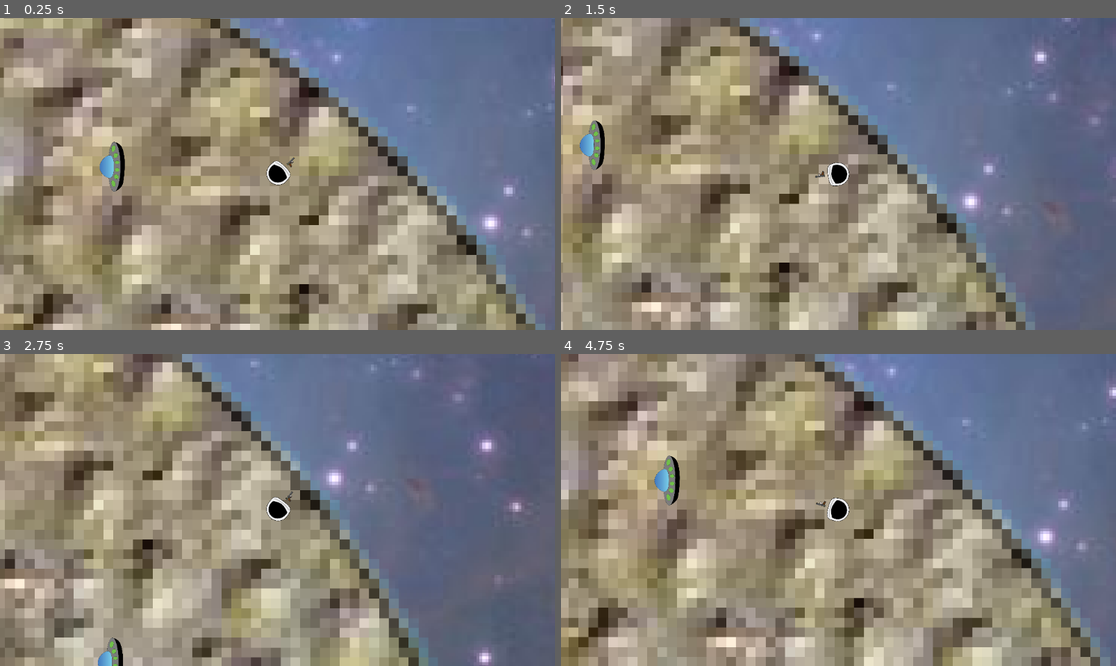
Above: before the commit, frames 1-4 (two rows, left to right).
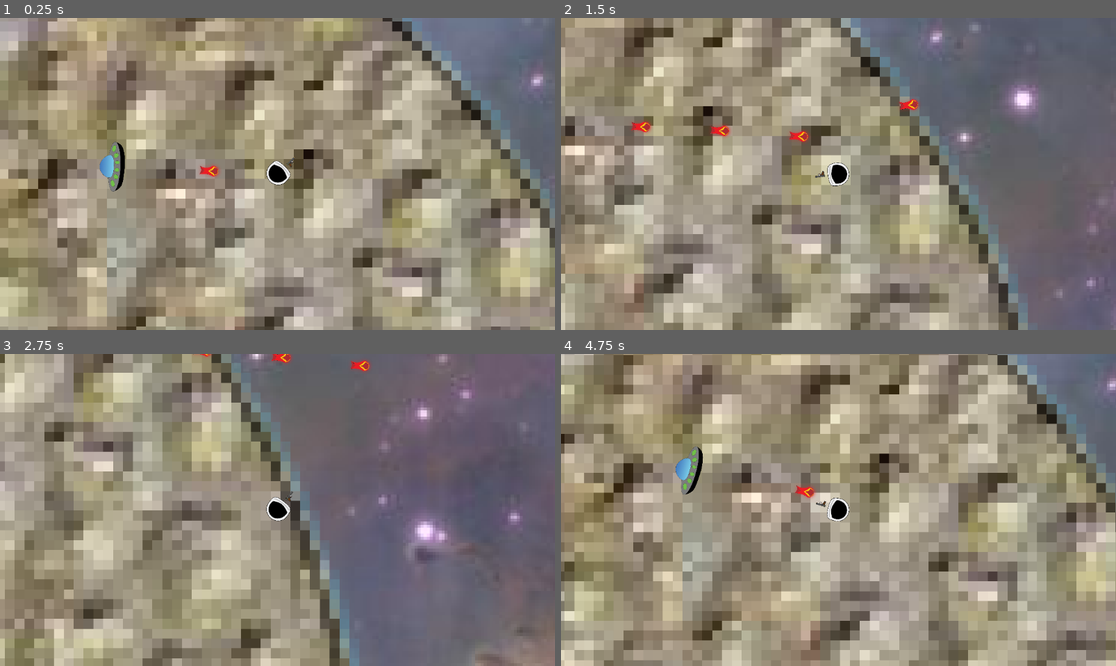
Above: after the commit, the same moments.

Repository: gkdjldgs/Spacegame
Game: Godot game, scene res://scripts/main.tscn
Two runs of this game, one before a commit and one after it. Both use one fixed random seed, a clock stepped at 60 frames per second and the inputs below.
Inputs (mouse positions are in pixels of both pictures, inside the frame that each line leads up to):
- Up to frame 1 (0.25 s): no input
- Up to frame 2 (1.5 s): tap Enter at 0.5 s; move the mouse to (960, 158) at 0.52 s; hold D (right) 0.53-1.28 s; click (960, 158) at 0.6 s; move the mouse to (727, 189) at 1.27 s; hold S (down) from 1.28 s (still down); tap Alt at 1.35 s
- Up to frame 3 (2.75 s): move the mouse to (333, 441) at 2.02 s; release S (down) at 2.03 s; hold D (right) from 2.03 s (still down); tap Shift at 2.1 s
- Up to frame 4 (4.75 s): move the mouse to (810, 572) at 2.77 s; release D (right) at 2.78 s; hold W (up) 2.78-3.53 s; click (810, 572) at 2.85 s; move the mouse to (1005, 556) at 3.52 s; hold A (left) from 3.53 s (still down); tap Alt at 3.6 s; move the mouse to (672, 463) at 4.27 s; tap Shift at 4.35 s

The runs differ from the first frame. In frame 1, 70% of the frame differs, in the area x 0-100%, y 0-100%; in frame 2, 65%; in frame 3, 62%; in frame 4, 72%.

Commit message:
adjustments
literally just fiddeling with some numbers a bit, made speed of the bullets slower and the player faster to make it a bit faster.
Also just moved the entire setup to center on the origin to make working with global_pos better

Diff:
--- a/scripts/AI.gd
+++ b/scripts/AI.gd
@@ -45,3 +45,11 @@
 		print('sad')
 		set_state(State.ATTACK)
 		player = body
+
+
+
+
+func _on_detectioner_body_exited(body: Node2D) -> void:
+	if body.is_in_group('play'):
+		set_state(State.LOOK)
+		player = body
--- a/scripts/autoload.gd
+++ b/scripts/autoload.gd
@@ -4,5 +4,7 @@
 @onready var damage = 1
 @onready var score = 0
 @onready var player_position = Vector2(0,0)
+@onready var limit1 = 0
+@onready var limit2 = 0
 
 signal bullet_fired(bullet, position, direction)
--- a/scripts/bullet.gd
+++ b/scripts/bullet.gd
@@ -1,6 +1,6 @@
 extends Area2D
 
-@export var speed := 3.5
+@export var speed := 1.0
 var direction := Vector2(0,0)
 
 func _physics_process(delta: float) -> void:
@@ -24,5 +24,10 @@
 func _on_area_entered(area: Area2D) -> void:
 	if area.has_method('handle_hit'):
 		area.handle_hit()
-		print('quack')
 		self.queue_free()
+
+
+func _on_body_entered(body: Node2D) -> void:
+	if body.has_method('player_hit'):
+		body.player_hit()
+		self.queue_free()
--- a/scripts/bullet.tscn
+++ b/scripts/bullet.tscn
@@ -26,4 +26,5 @@
 autostart = true
 
 [connection signal="area_entered" from="." to="." method="_on_area_entered"]
+[connection signal="body_entered" from="." to="." method="_on_body_entered"]
 [connection signal="timeout" from="Timer" to="." method="_on_timer_timeout"]
--- a/scripts/character_body_2d.gd
+++ b/scripts/character_body_2d.gd
@@ -1,14 +1,15 @@
 extends CharacterBody2D
 class_name Player
 
-var speed = 30
+var speed = 60
 @onready var health = $health
 @onready var weapon = $weapon
 
 
 func _process(delta: float) -> void:
 	look_at(get_global_mouse_position())
-
+	if health.health == 0:
+		pass
 func _physics_process(delta: float) -> void:
 	var strafe = Vector2(Input.get_axis('left',"right",),
 	Input.get_axis('up','down'))
--- a/scripts/enemy.tscn
+++ b/scripts/enemy.tscn
@@ -11,7 +11,7 @@
 height = 592592.6
 
 [sub_resource type="CircleShape2D" id="CircleShape2D_qi2p4"]
-radius = 33.24154
+radius = 82.02438
 
 [node name="Node2D" type="Area2D"]
 script = ExtResource("1_4gyqm")
@@ -42,3 +42,4 @@
 shape = SubResource("CircleShape2D_qi2p4")
 
 [connection signal="body_entered" from="AI/Detectioner" to="AI" method="_on_detectioner_body_entered"]
+[connection signal="body_exited" from="AI/Detectioner" to="AI" method="_on_detectioner_body_exited"]
--- a/scripts/main.tscn
+++ b/scripts/main.tscn
@@ -13,11 +13,12 @@
 
 [node name="Planet" type="Sprite2D" parent="."]
 texture_filter = 1
-position = Vector2(-4.0000305, 0)
+position = Vector2(-2.75, -37.552673)
 scale = Vector2(2.7392344, 2.7392342)
 texture = ExtResource("1_q753v")
 
 [node name="StaticBody2D" type="StaticBody2D" parent="."]
+position = Vector2(1.2500305, -37.552673)
 
 [node name="CollisionPolygon2D" type="CollisionPolygon2D" parent="StaticBody2D"]
 build_mode = 1
@@ -30,7 +31,6 @@
 script = ExtResource("5_0nr8p")
 
 [node name="Enemy" parent="." instance=ExtResource("6_kv812")]
-position = Vector2(140, -78)
 
 [node name="player" parent="." instance=ExtResource("6_ocx4e")]
 position = Vector2(142, -143)
@@ -41,6 +41,6 @@
 [node name="Sprite2D" type="Sprite2D" parent="."]
 z_index = -1
 texture_filter = 1
-position = Vector2(-63, 106)
+position = Vector2(-52, -1.0000002)
 scale = Vector2(0.8370056, 0.8370056)
 texture = ExtResource("7_ocx4e")
